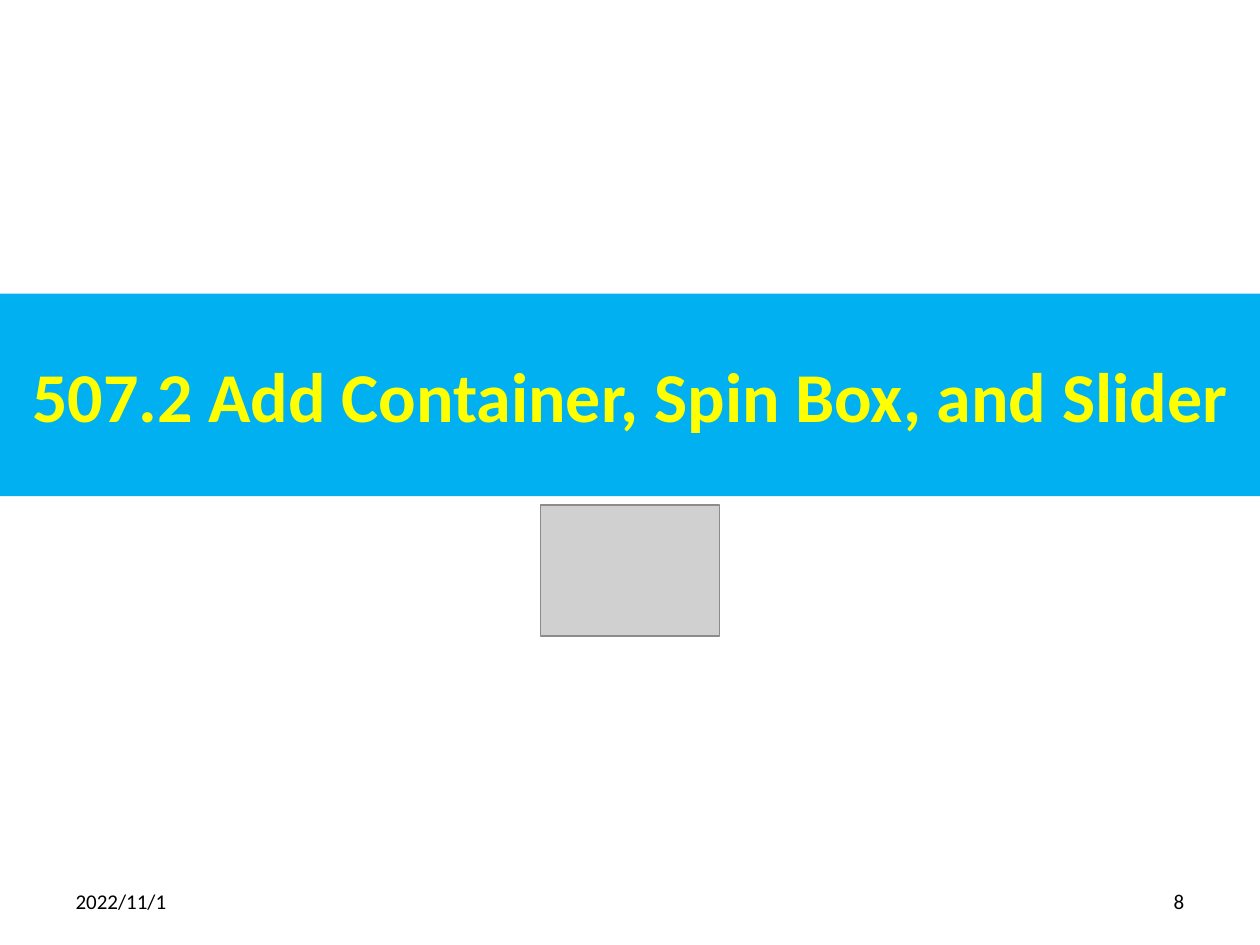
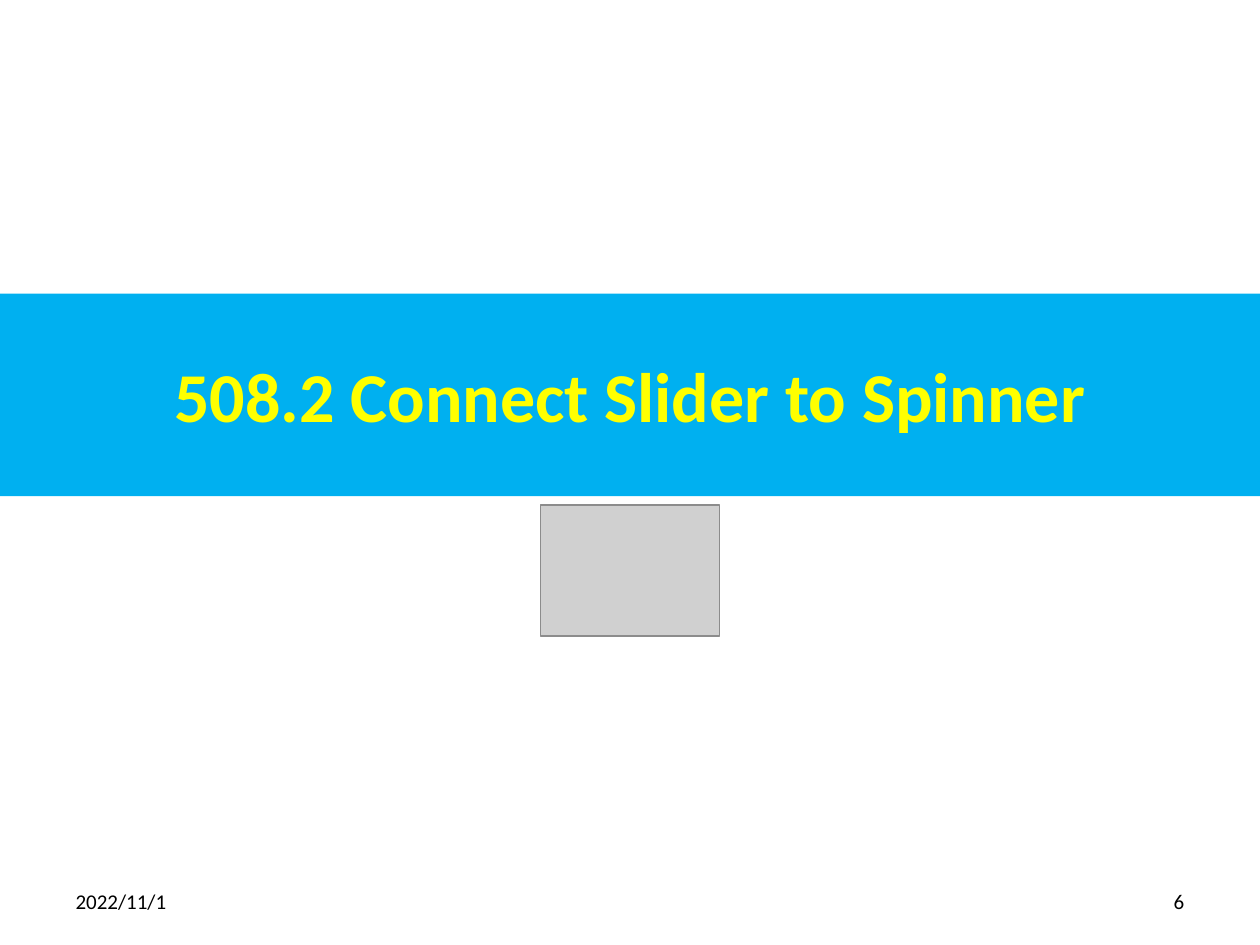
Before and after one commit to peterhchen/012_Qt, a slide deck: slide 6 of 508_Sync_Widgets_Layout.pptx (slide 8 before the commit). Drawn at 1260x945 pixels with LibreOffice and Linux fonts; fonts in the diff are those of the drawing; grey boxes stand for pictures. Boxes give left, top, right and bottom in pixels: in the first picture for what was removed or moved away, otherwise in the second. Text is boxed around its words. In the diff, an @@ line names an element or a change of style, - is before the commit and + after.

```diff
--- a/508_Sync_Widgets_Layout.pptx
+++ b/508_Sync_Widgets_Layout.pptx
@@ title at [174, 373, 1085, 433]: text changed @@
-507.2 Add Container, Spin Box, and Slider
+508.2 Connect Slider to Spinner
@@ page number at [1174, 894, 1185, 909]: text changed @@
-8
+6
```
Also in this commit, not shown: 5 other slides changed, 12 slides added, 4 slides removed, 1 other file.
